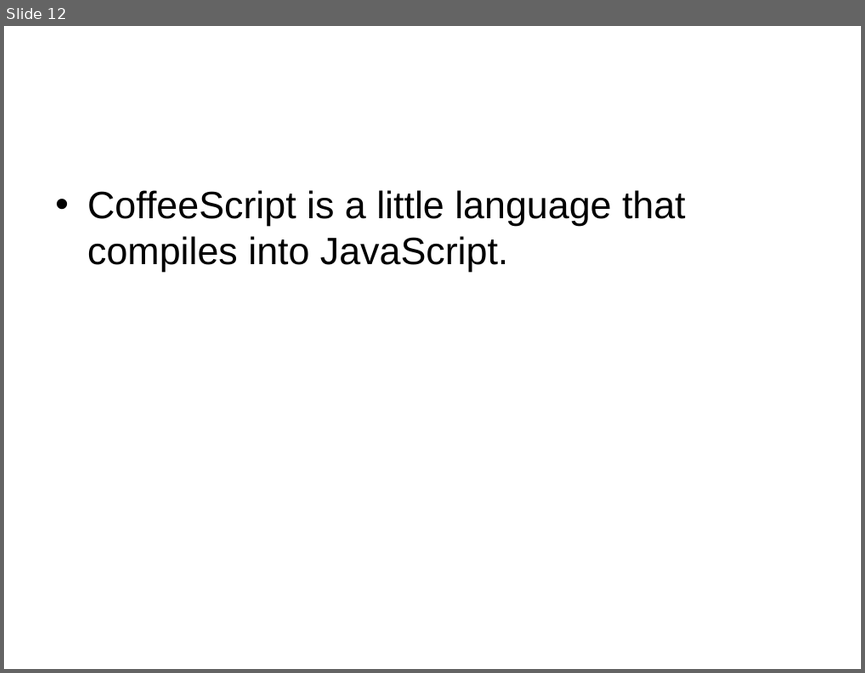
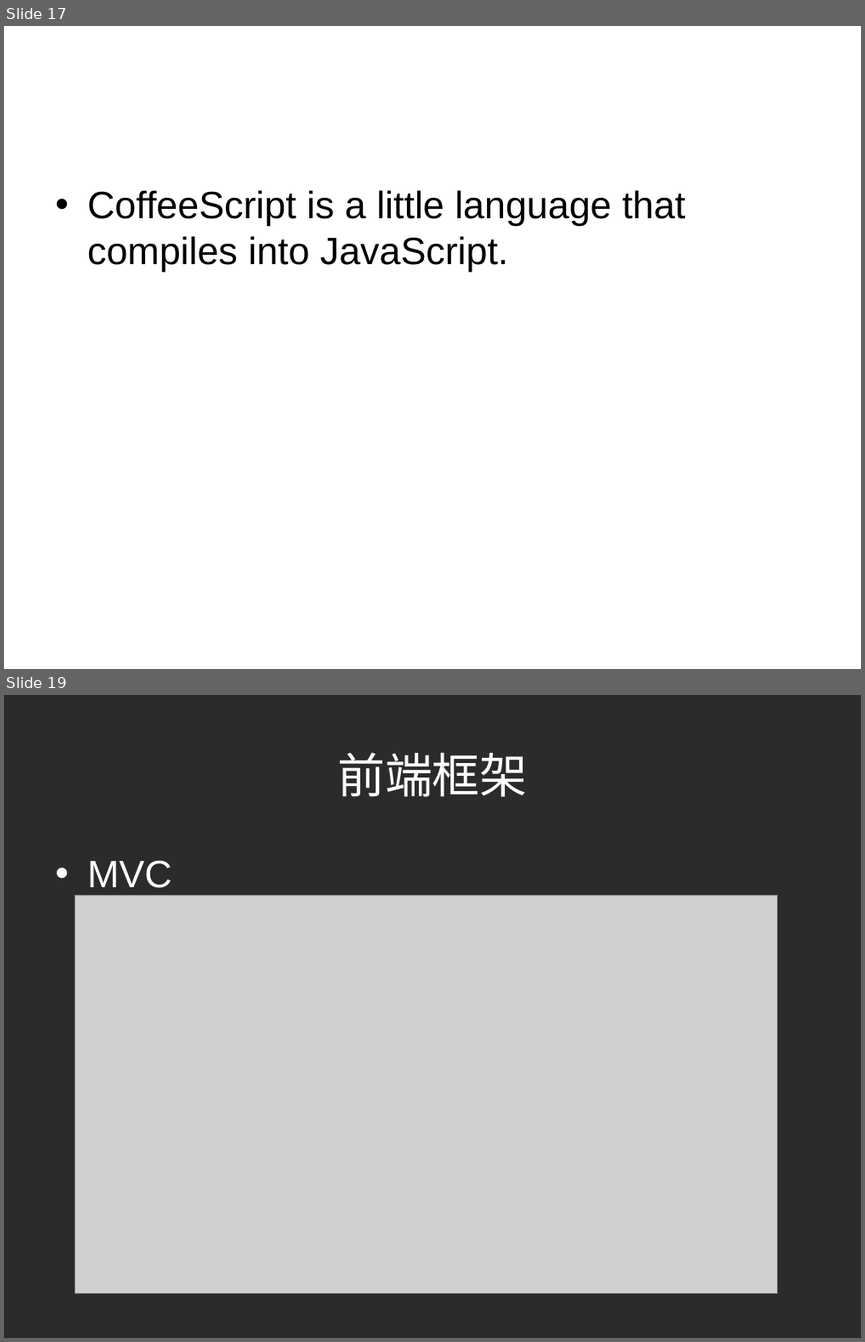
Before and after one commit to georgebbbb/web, a slide deck: FrontEnd.ppt. Shown one above the other, each under a label of ours: slide 12 before the commit, slides 17 and 19 after it; the slides between them are not shown. The pictures are 865x673 and 865x1342 pixels, drawn with LibreOffice and Linux fonts; fonts in the diff are those of the drawing; grey boxes stand for pictures; background and template pictures are left out; a plain dark background stands for a picture behind light text. Boxes give left, top, right and bottom in pixels: in the first picture for what was removed or moved away, otherwise in the second. Text is boxed around its words. In the diff, an @@ line names an element or a change of style, - is before the commit and + after.

```diff
--- a/FrontEnd.ppt
+++ b/FrontEnd.ppt
@@ slide 19 added at [4, 695, 861, 1338], background picture (left out) @@
@@ title added at [337, 753, 528, 797], 40 pt, text #FFFFFF @@
+前端框架
@@ text added at [87, 860, 172, 888], 32 pt, text #FFFFFF @@
+• MVC
@@ picture added at [75, 895, 778, 1293] @@
@@ what was slide 12 is now slide 17 @@
```
Also in this commit, not shown: 4 slides changed, 8 other slides added, 3 slides removed, 16 other files.
